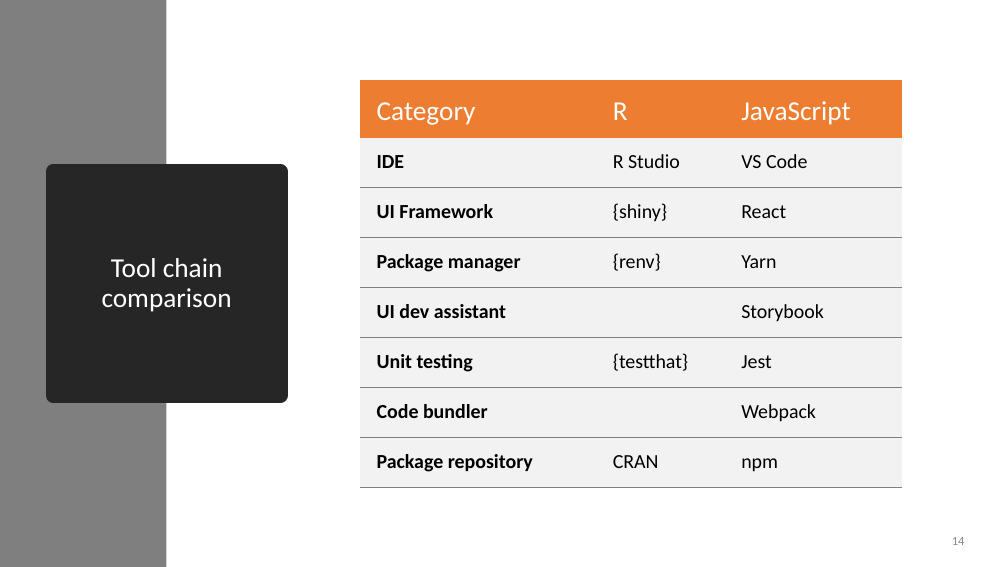
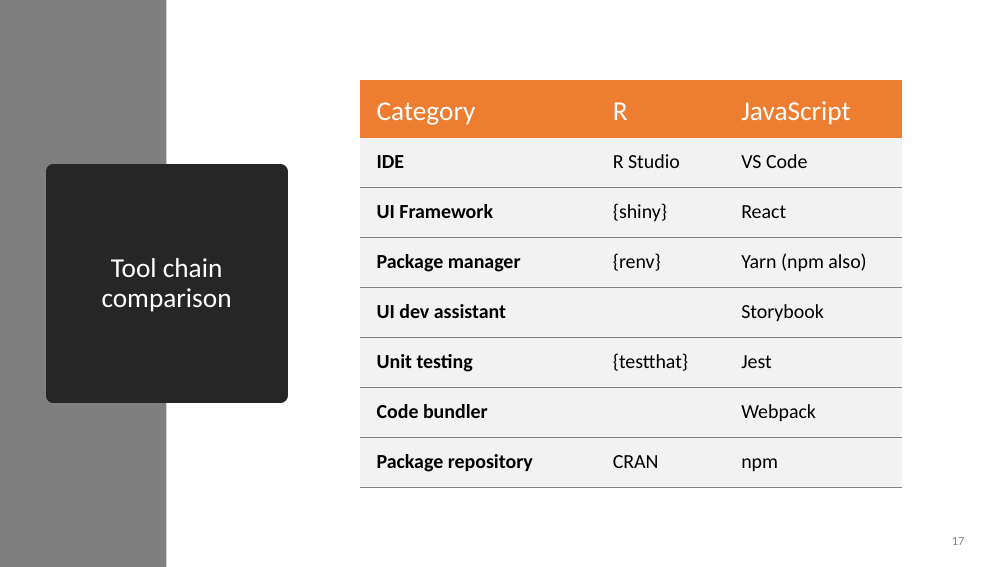
Before and after one commit to rdavidhall3/r-pharma-js-toolchain-2022, a slide deck: slide 17 of workshop/RPharma_2022_Hall_v2.pptx (slide 14 before the commit). Drawn at 1008x567 pixels with LibreOffice and Linux fonts; fonts in the diff are those of the drawing. Boxes give left, top, right and bottom in pixels: in the first picture for what was removed or moved away, otherwise in the second. Text is boxed around its words. In the diff, an @@ line names an element or a change of style, - is before the commit and + after.

```diff
--- a/workshop/RPharma_2022_Hall_v2.pptx
+++ b/workshop/RPharma_2022_Hall_v2.pptx
@@ table at <box>361,79,902,487</box> @@
-row 4, column 3: Yarn
+row 4, column 3: Yarn (npm also)
@@ page number at <box>952,537,965,545</box>: text changed @@
-14
+17
```
Also in this commit, not shown: 8 other slides changed, 2 slides added, 1 slide removed.
